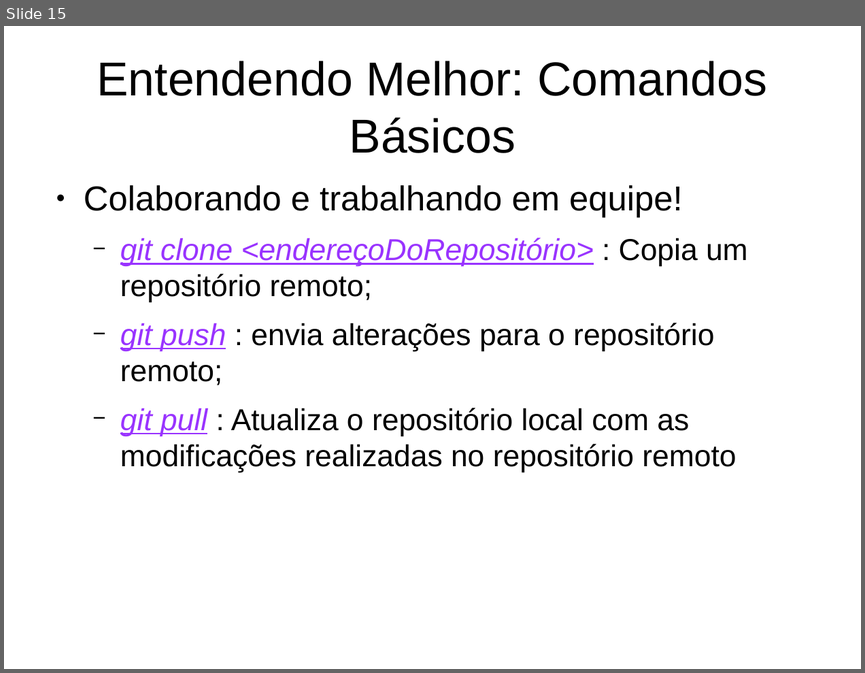
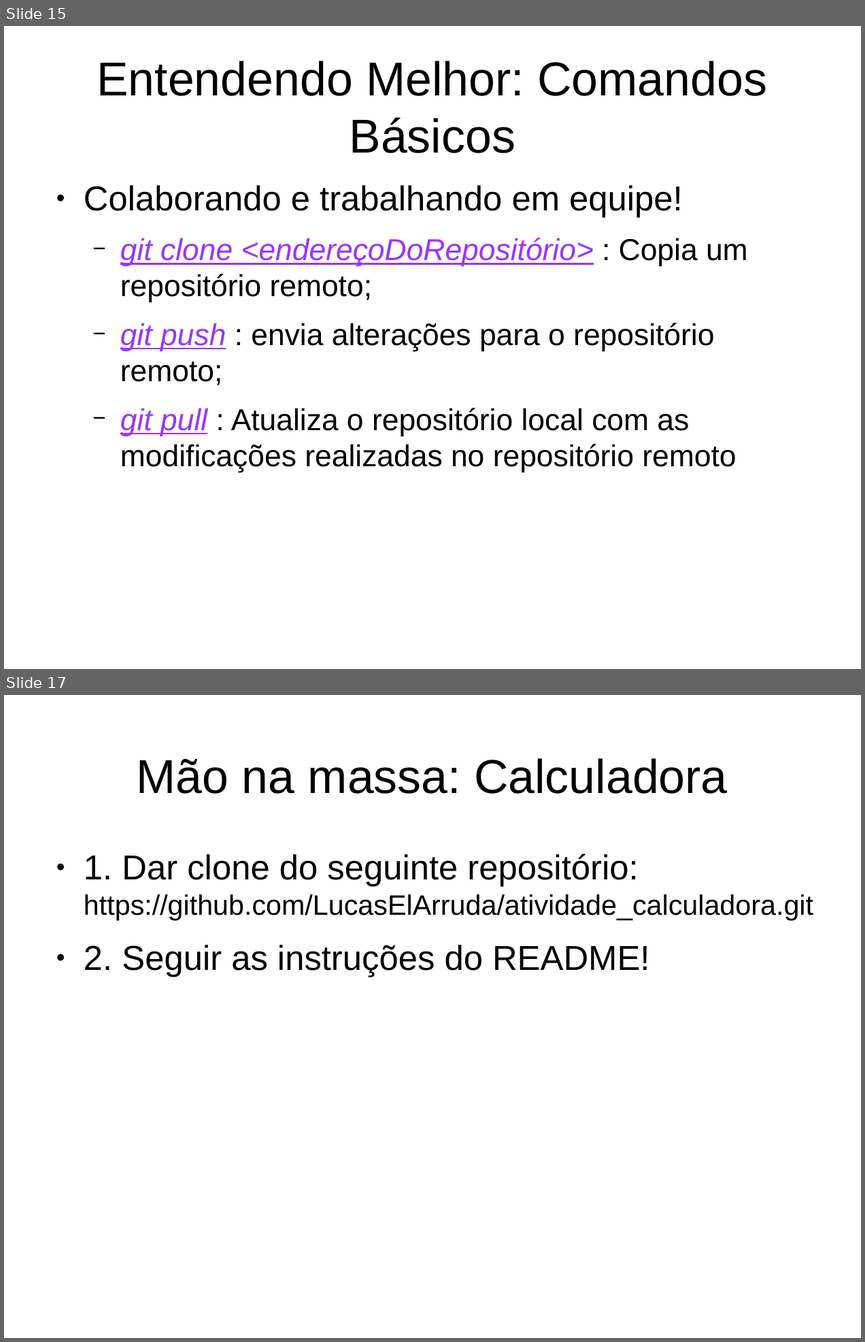
Before and after one commit to LucasElArruda/treinamento_git, a slide deck: capacita_git.odp. Shown one above the other, each under a label of ours: slide 15 before the commit, slides 15 and 17 after it; the slides between them are not shown. The pictures are 865x673 and 865x1342 pixels, drawn with LibreOffice and Linux fonts; fonts in the diff are those of the drawing. Boxes give left, top, right and bottom in pixels: in the first picture for what was removed or moved away, otherwise in the second. Text is boxed around its words. In the diff, an @@ line names an element or a change of style, - is before the commit and + after.

```diff
--- a/capacita_git.odp
+++ b/capacita_git.odp
@@ slide 17 added at [4, 695, 861, 1338], background #FFFFFF @@
@@ title added at [137, 758, 728, 794], 44 pt, text #000000 @@
+Mão na massa: Calculadora
@@ text added at [84, 853, 813, 977], 32 pt, text #000000 @@
+● 1. Dar clone do seguinte repositório: https://github.com/LucasElArruda/atividade_calculadora.git
+● 2. Seguir as instruções do README!
```
Also in this commit, not shown: 2 slides changed.
